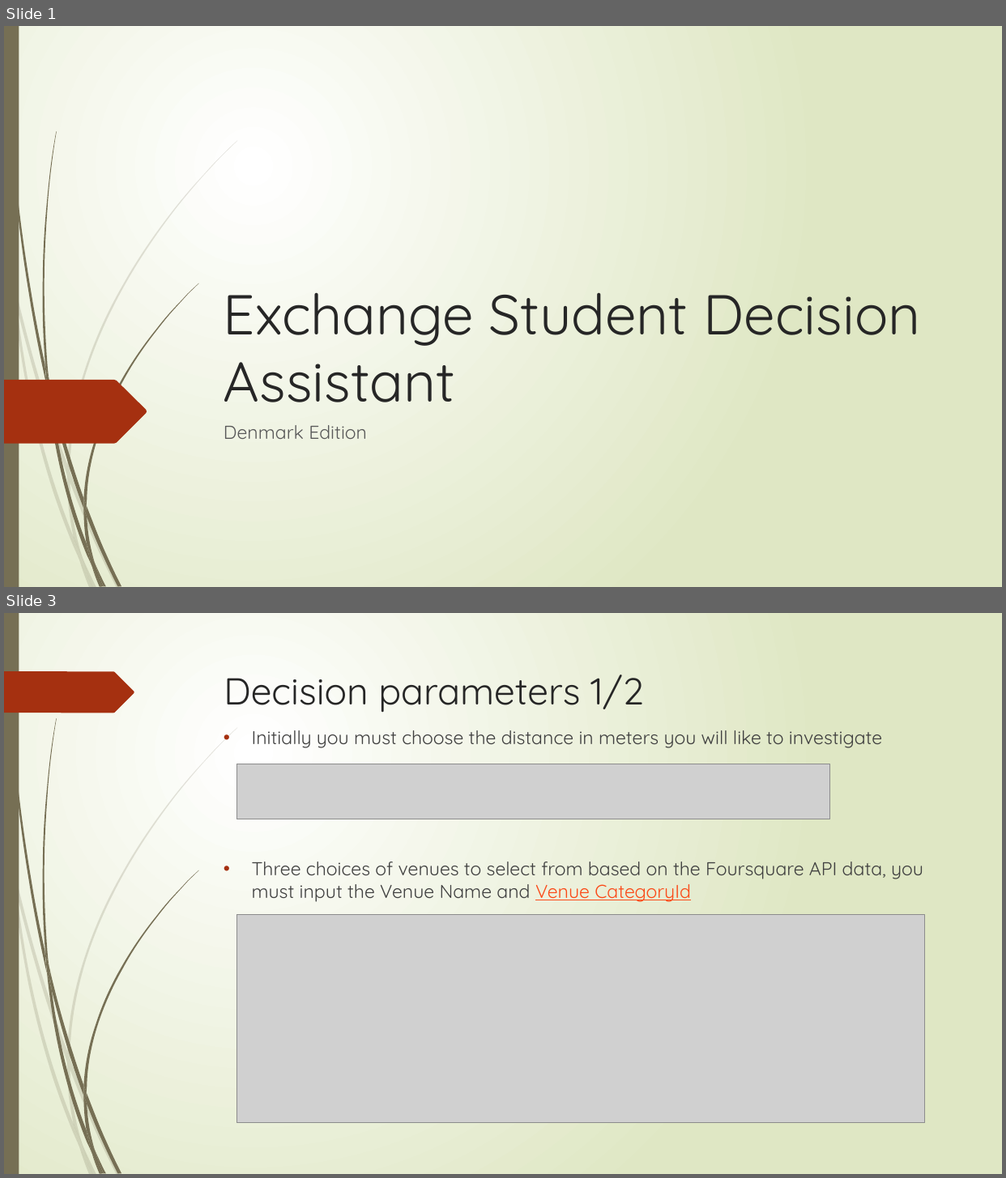
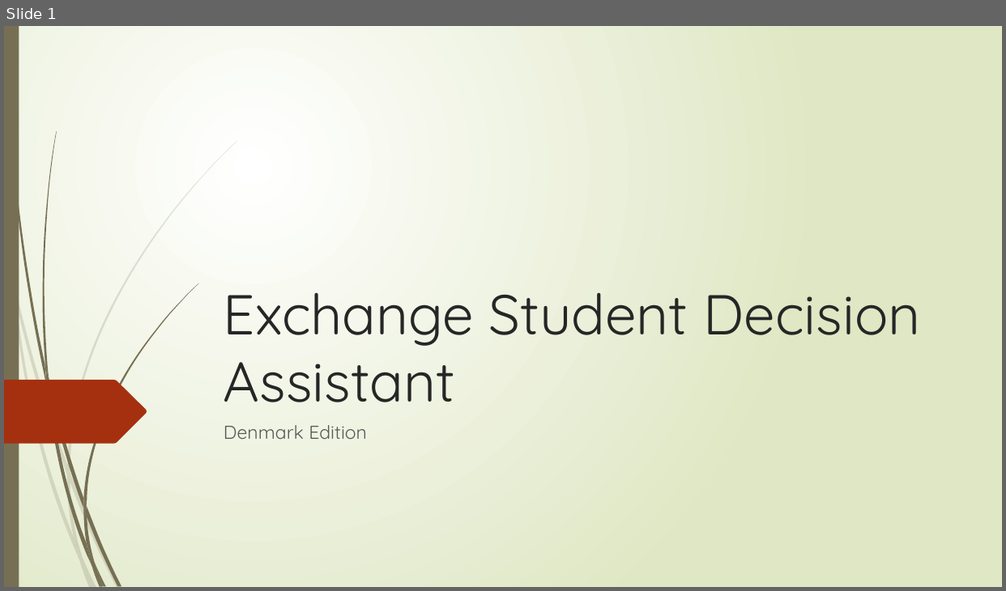
Before and after one commit to VintageVinyl/Coursera_Capstone, a slide deck: Exchange Student Decision Assistant.pptx. Shown one above the other, each under a label of ours: slides 1 and 3 before the commit, slide 1 after it; the slides between them are not shown. The pictures are 1006x1178 and 1006x591 pixels, drawn with LibreOffice and Linux fonts; fonts in the diff are those of the drawing; grey boxes stand for pictures. Boxes give left, top, right and bottom in pixels: in the first picture for what was removed or moved away, otherwise in the second. Text is boxed around its words. In the diff, an @@ line names an element or a change of style, - is before the commit and + after.

```diff
--- a/Exchange Student Decision Assistant.pptx
+++ b/Exchange Student Decision Assistant.pptx
@@ slide 3 removed at (4,613,1002,1174), background gradient #FFFFFF to #DFE8C4; not listed: 23 template elements that a slide beside it also shows @@
@@ freeform shape removed at (4,671,134,713) @@
@@ title removed at (224,675,644,712) @@
-Decision parameters 1/2
@@ text removed at (252,730,923,902) @@
-• Initially you must choose the distance in meters you will like to investigate
-• Three choices of venues to select from based on the Foursquare API data, you must input the Venue Name and Venue CategoryId
@@ picture removed at (236,764,830,820) @@
@@ picture removed at (236,915,926,1123) @@
```
Also in this commit, not shown: 11 slides added, 4 other slides removed.
